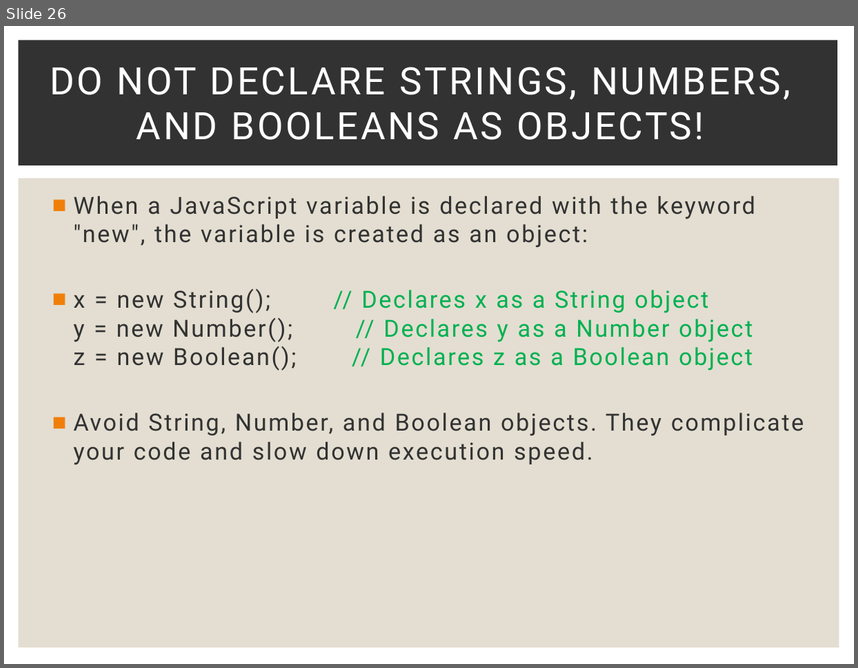
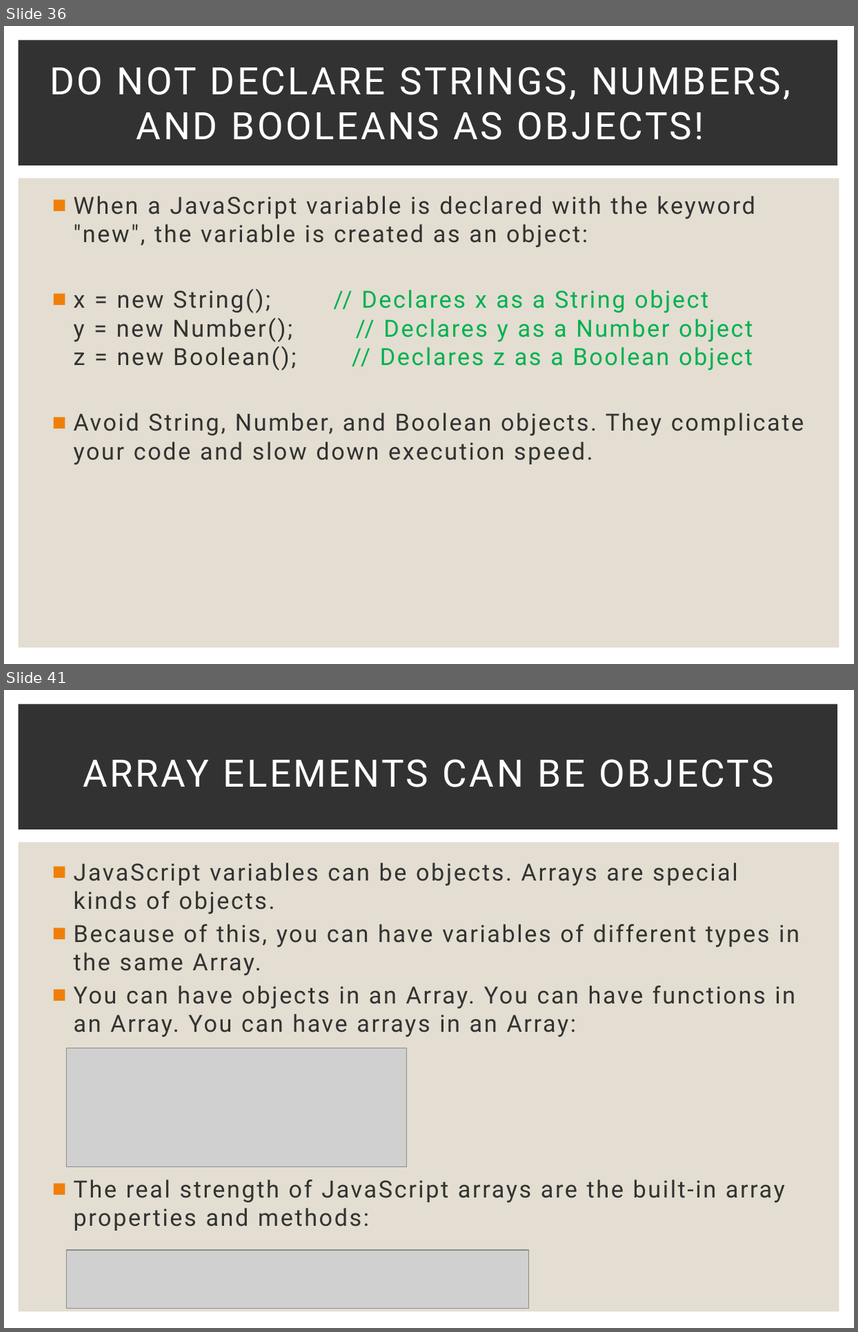
Before and after one commit to Karamihova/Fundamentals-JS, a slide deck: Programming Prep.pptx. Shown one above the other, each under a label of ours: slide 26 before the commit, slides 36 and 41 after it; the slides between them are not shown. The pictures are 858x668 and 858x1332 pixels, drawn with LibreOffice and Linux fonts; fonts in the diff are those of the drawing; grey boxes stand for pictures. Boxes give left, top, right and bottom in pixels: in the first picture for what was removed or moved away, otherwise in the second. Text is boxed around its words. In the diff, an @@ line names an element or a change of style, - is before the commit and + after.

```diff
--- a/Programming Prep.pptx
+++ b/Programming Prep.pptx
@@ slide 41 added at [4, 690, 854, 1328], background #FFFFFF; not listed: 2 template elements that a slide beside it also shows @@
@@ title added at [83, 759, 774, 787], 32 pt, text #FFFFFF @@
+ARRAY ELEMENTS CAN BE OBJECTS
@@ text added at [74, 862, 800, 1226], 20 pt, text #323232 @@
+■ JavaScript variables can be objects. Arrays are special kinds of objects.
+■ Because of this, you can have variables of different types in the same Array.
+■ You can have objects in an Array. You can have functions in an Array. You can have arrays in an Array:
+■ The real strength of JavaScript arrays are the built-in array properties and methods:
@@ picture added at [66, 1048, 407, 1167] @@
@@ picture added at [66, 1250, 528, 1308] @@
@@ what was slide 26 is now slide 36 @@
```
Also in this commit, not shown: 20 other slides added, 1 slide removed.
